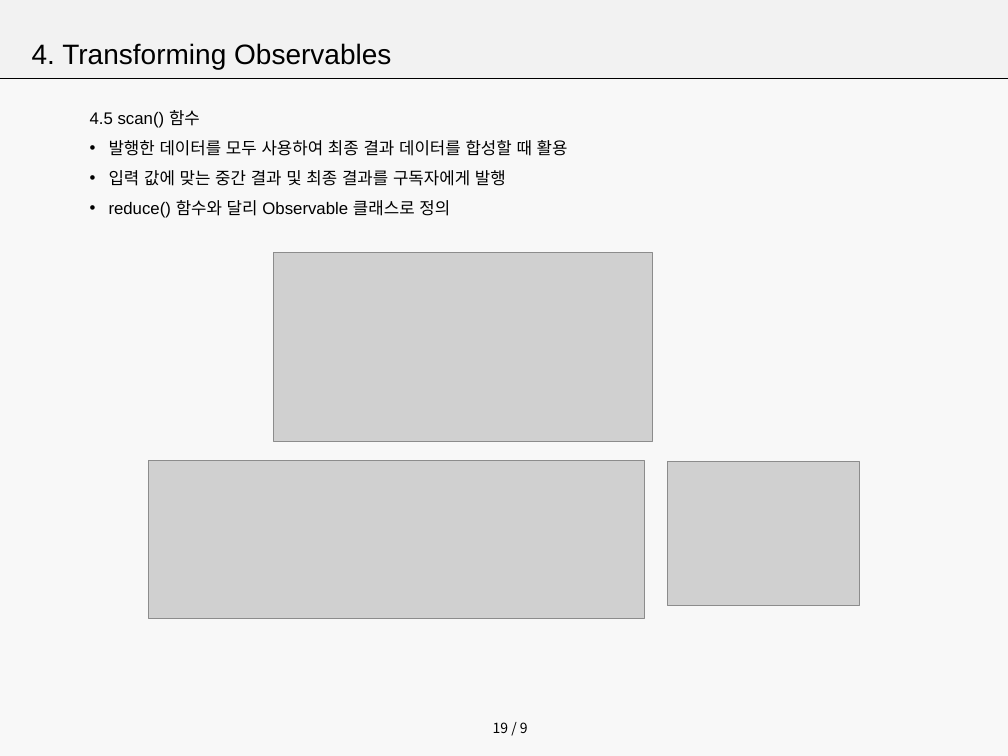
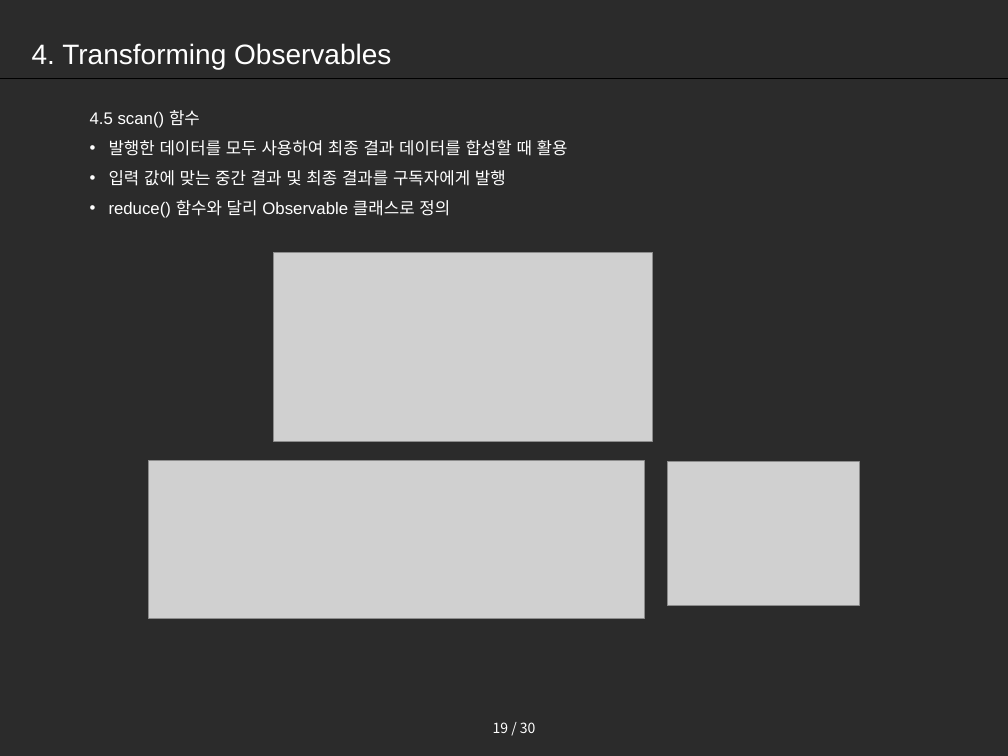
Before and after one commit to seoyoon630/RxDemo, a slide deck: slide 19 of RxJava.pptx. Drawn at 1008x756 pixels with LibreOffice and Linux fonts; fonts in the diff are those of the drawing; grey boxes stand for pictures. Boxes give left, top, right and bottom in pixels: in the first picture for what was removed or moved away, otherwise in the second. Text is boxed around its words. In the diff, an @@ line names an element or a change of style, - is before the commit and + after.

Commit message:
1. combiningObservables

```diff
--- a/RxJava.pptx
+++ b/RxJava.pptx
@@ background #F2F2F2 at 50% opacity to #000000 at 83% opacity @@
@@ rectangle removed at (0, 0, 1008, 78) @@
@@ text "4. Transforming Observables" at (32, 43, 391, 69): text colour #000000 to #FFFFFF @@
@@ text "4.5 scan() 함수" at (90, 110, 568, 218): text colour #000000 to #FFFFFF @@
@@ page number at (493, 722, 536, 733): text changed; text colour #000000 to #FFFFFF @@
-19 / 9
+19 / 30
```
Also in this commit, not shown: 20 other slides changed, 11 slides added, 3 other files.
